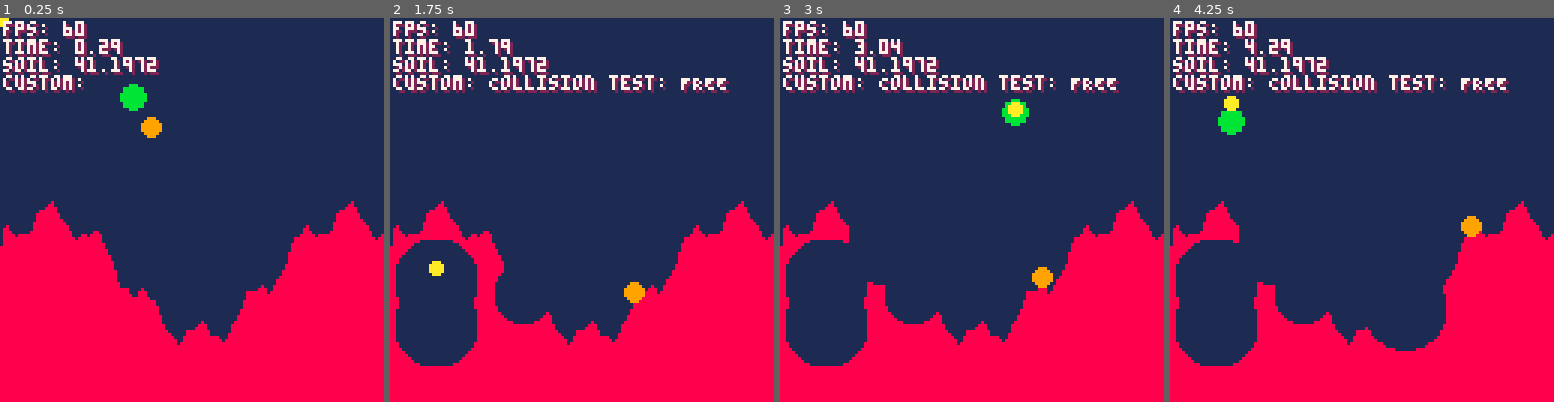
Above: before the commit, frames 1-4 (left to right).
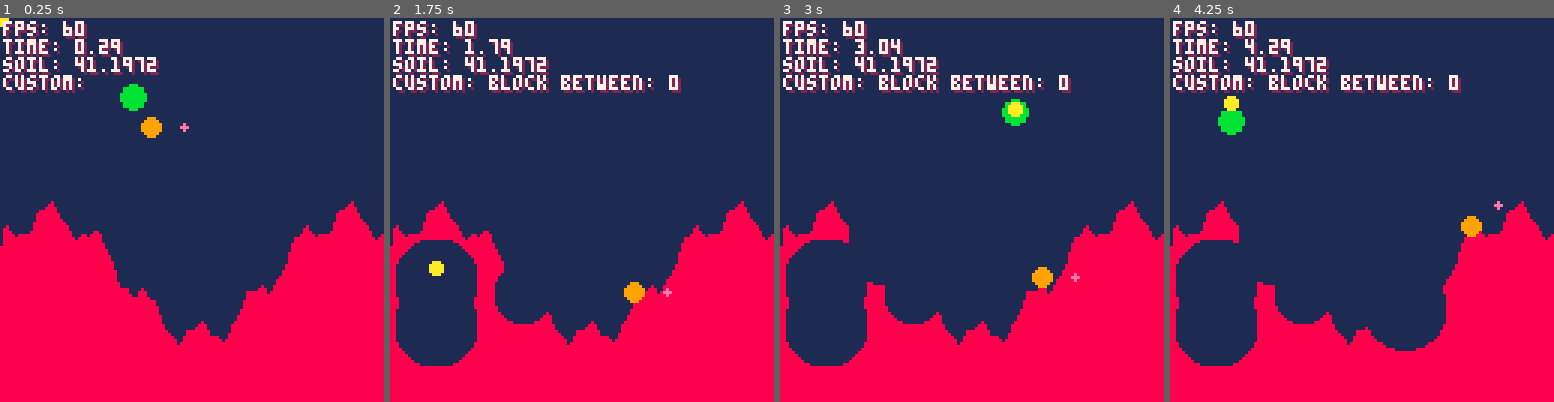
Above: after the commit, the same moments.

Repository: SelfDevTV/pixeltrench
Game: PICO-8 cartridge pixeltrench.p8
Two runs of this game, one before a commit and one after it. Both use one fixed random seed, a clock stepped at 60 frames per second and the inputs below.
Inputs (mouse positions are in pixels of both pictures, inside the frame that each line leads up to):
- Up to frame 1 (0.25 s): no input
- Up to frame 2 (1.75 s): tap X (X key) at 0.33, 1.07 s; click (670, 121) at 0.67 s; tap O (Z key) at 0.7, 1.7 s; click (436, 267) at 1.22 s; hold Right from 1.6 s (still down)
- Up to frame 3 (3 s): click (887, 114) at 1.77 s; tap X (X key) at 1.85, 2.97 s; release Right at 2.1 s; tap O (Z key) at 2.1, 2.5, 2.9 s; hold Up 2.15-2.42 s; click (952, 259) at 2.32 s; hold Right from 2.47 s (still down); click (1014, 106) at 2.87 s
- Up to frame 4 (4.25 s): release Right at 3.03 s; hold Left 3.08-3.58 s; tap O (Z key) at 3.3, 3.7, 4.1 s; click (1465, 256) at 3.42 s; hold Down 3.63-3.97 s; click (1231, 102) at 3.97 s; hold Right from 4.02 s (still down); tap X (X key) at 4.08 s

The runs differ from the first frame. In frame 1, less than 0.1% of the frame differs, in the area x 46-50%, y 27-30%; in frame 2, 1.5%, in the area x 25-89%, y 14-73%; in frame 3, 1.5%; in frame 4, 1.5%.

Commit message:
Implement aim system foundation for worm shooting mechanics
- Add worm facing direction system (left/right orientation)
- Implement aim_angle control with directional constraints
- Create fn_active toggle mode for separate aim/movement controls
- Add visual aim indicator using cos/sin trigonometry
- Integrate button mapping system for shoot and function keys
- Implement directional aim adjustment with up/down controls
- Add aim angle clamping to prevent over-head shooting
- Create automatic facing detection when changing movement direction

Foundation for Phase 4.4 aim & shoot system implementation.

🤖 Generated with [Claude Code](https://claude.ai/code)

Co-Authored-By: Claude <noreply@anthropic.com>

Diff:
--- a/pixeltrench.p8
+++ b/pixeltrench.p8
@@ -11,8 +11,14 @@
 	max_slope = 3,
 	target_coverage_pct = 50,
 	seed = 1,
-	cam_speed = 1
+	cam_speed = 1,
+	buttons = {
+		shoot = 🅾️,
+		fn = ❎
+	}
 }
+
+fn_active = false
 
 pi = 3.14
 tau = pi * 2
@@ -62,7 +68,10 @@
 	jumping = false,
 	hp = 40,
 	max_hp = 100,
-	grounded = false
+	grounded = false,
+	aim_angle = 0,
+	-- 1 is to the right, -1 is to the left
+	facing = 1
 }
 
 projectiles = {}
@@ -448,17 +457,42 @@
 
 	if btn(0) and worm.grounded then
 		worm.vx = -0.2
+		if worm.facing == 1 then
+			worm.facing = -1
+			worm.aim_angle += 0.5
+		end
 
 		-- pancam(-1, 0)
-	end
-	if btn(1) and worm.grounded then
+	elseif btn(1) and worm.grounded then
 		-- pancam(1, 0)
 
 		worm.vx = 0.2
-	end
-	if btn(2) and not worm.jumping then
+		if worm.facing == -1 then
+			worm.facing = 1
+			worm.aim_angle += 0.5
+		end
+	end
+	if btn(2) and not worm.jumping and not fn_active then
 		jump(worm)
 		-- pancam(0, -1)
+	end
+
+	if btn(2) and fn_active then
+		-- aim up
+		local inc = worm.facing
+		worm.aim_angle += 0.01 * worm.facing
+	end
+
+	if btn(3) and fn_active then
+		-- aim down
+		local inc = worm.facing
+		worm.aim_angle -= 0.01 * worm.facing
+	end
+
+	if worm.facing == 1 then
+		worm.aim_angle = clamp(worm.aim_angle, -0.1, 0.1)
+	else
+		worm.aim_angle = clamp(worm.aim_angle, 0.4, 0.6)
 	end
 
 	try_move(worm, worm.vx, worm.vy)
@@ -562,10 +596,14 @@
 		-- pancam(0, 1)
 	end
 
-	if btnp(4) then
+	if btn(cfg.buttons.fn) then
+		fn_active = true
+	else
+		fn_active = false
+	end
+
+	if btnp(cfg.buttons.shoot) then
 		-- Z-Taste
-		local test_result = collide_circle(64, 92, 10)
-		dbg_custom = "Collision test: " .. (test_result and "HIT" or "FREE")
 	end
 	if stat(30) then
 		-- A keypress is available
@@ -628,6 +666,11 @@
 
 	-- draw worms
 	circfill(worm.x, worm.y, worm.r, 9)
+	-- aim
+	local aim_x = worm.x + cos(worm.aim_angle) * (worm.r + 8)
+	local aim_y = worm.y + sin(worm.aim_angle) * (worm.r + 8)
+
+	circfill(aim_x, aim_y, 1, 14)
 
 	-- draw projs
 	for proj in all(projectiles) do
@@ -650,6 +693,6 @@
 00000000000000000000000000000000000000000000000000000000000000000000000000000000000000000000000000000000000000000000000000000000
 00000000000000000000000000000000000000000000000000000000000000000000000000000000000000000000000000000000000000000000000000000000
 00700700000000000000000000000000000000000000000000000000000000000000000000000000000000000000000000000000000000000000000000000000
-00077000000000000000000000000000000000000000000000000000000000000000000000000000000000000000000000000000000000000000000000000000
-00077000000000000000000000000000000000000000000000000000000000000000000000000000000000000000000000000000000000000000000000000000
-00700700000000000000000000000000000000000000000000000000000000000000000000000000000000000000000000000000000000000000000000000000
+00077000070000000000000000000000000000000000000000000000000000000000000000000000000000000000000000000000000000000000000000000000
+00077000777000000000000000000000000000000000000000000000000000000000000000000000000000000000000000000000000000000000000000000000
+00700700070000000000000000000000000000000000000000000000000000000000000000000000000000000000000000000000000000000000000000000000
